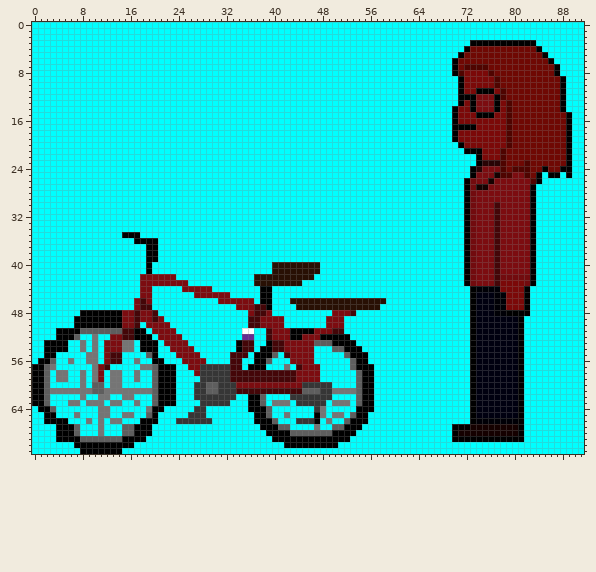
Edited in one commit: sprite sheet (sprites/spr_player_leftbike/3496b570-f098-45f2-9b83-b9c406afece8.png). That is the earlier state.
The file is 92x72 pixels. Colours within 5 levels of each other are drawn and written as one.
The same view after the edit:
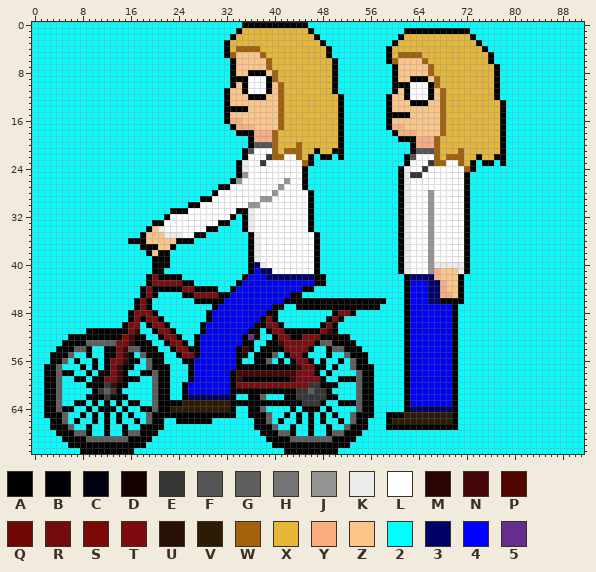
Palette (. is transparent): A #000000  B #000006  C #000010  D #150100  E #363636  F #555555  G #5e5e5e  H #757575  J #959595  K #ececec  L #ffffff  M #290405  N #440608  P #4f0400  Q #6f0803  R #720b0e  S #7b0908  T #7c0c10  U #281004  V #2d1b04  W #a3620a  X #e5b637  Y #faad81  Z #fdc689  2 #00ffff  3 #000168  4 #0000ff  5 #662d91
Difference:
Changed rows in their new state; - is an unchanged pixel.
first column x 0:
 0 -----------------------------------AAAAAAAAAAA--------------------------------------------
 1 ----------------------------------AXXXXXXXXXXXA---------------AAAAAAAAAAA-----------------
 2 ---------------------------------AXXXXXXXXXXXXXA-------------AXXXXXXXXXXXA----------------
 3 --------------------------------AXXXXXXXXXXXXXXXA-----------AXXXXXXXXXXXXX-222222222------
 4 --------------------------------AXWWWWXXXXXXXXXXXA---------AXXXXXXXXXXXXXXXA222222222-----
 5 --------------------------------AWZZZZWXXXXXXXXXXA---------AXWWWWXXXXXXXXXXXA222222222----
 6 ---------------------------------AZZZZZWXXXXXXXXXXA--------AWZZZZWXXXXXXXXXXA2222222222---
 7 ---------------------------------AZZZZZWXXXXXXXXXXA---------AZZZZZWXXXXXXXXXXA2222222222--
 8 ---------------------------------AZZAAAZWXXXXXXXXXA---------AZZZZZWXXXXXXXXXXA2222222222--
 9 ---------------------------------AAALLLAWXXXXXXXXXA---------AZZAAAZWXXXXXXXXXA22222222222-
10 ---------------------------------AZALLLAZWXXXXXXXXA---------AAALLLAWXXXXXXXXXA22222222222-
11 --------------------------------AZZALLLAZWXXXXXXXXA---------AZALLLAZWXXXXXXXXA22222222222-
12 --------------------------------AZZZAAAZZWXXXXXXXXXA-------AZZALLLAZWXXXXXXXX-22222222222-
13 --------------------------------AZZZZZZZZWXXXXXXXXXA-------AZZZAAAZZWXXXXXXXXXA2222222222-
14 --------------------------------AAAAZZZZZWXXXXXXXXXA-------AZZZZZZZZWXXXXXXXXXA2222222222-
15 --------------------------------AZZZZZZZZWXXXXXXXXXA-------AAAAZZZZZWXXXXXXXXXA22222222222
16 --------------------------------AYYZZZZZZWXXXXXXXXXA-------AZZZZZZZZWXXXXXXXXXA22222222222
17 ---------------------------------AYYYZZZZWXXXXXXXXXA-------AYYZZZZZZWXXXXXXXXXA22222222222
18 ----------------------------------AAAYYYWXXXXXXXXXXA--------AYYYZZZZWXXXXXXXXXA22222222222
19 ------------------------------------AYYYWXXXXXXXXXXA---------AAAYYYWXXXXXXXXXXA22222222222
20 ------------------------------------AFFFWXXXWXXXXXXA-----------AYYYWXXXXXXXXXXA22222222222
21 -----------------------------------AFLLLWXWWWXXAXXAA-----------AFFFWXXXWXXXXXXA22222222222
22 -----------------------------------ALLLEWWLLWXA-AA-A----------AFLLLWXWWWXX-XXAA22222222222
23 ----------------------------------AKLLELLLLLLWA---------------ALLLEWWLLWXA2AA2A22222222222
24 ----------------------------------AKLLLLLLLLLA---------------AKLLELLLLLLW-2222222222222222
25 ----------------------------------AJLLLLLLLLLA---------------AKEELLLLLLLA222222222222-22-2
26 ---------------------------------AJLLLLLLLJLLA---------------AKLLLLLLLLL-222222222222-----
27 -------------------------------AALLLLLLLLJLLLA---------------AKLLLLLLLLL-22222222222------
28 ------------------------------ALLLLLLLLLJLLLLLA--------------AKLLLJLLLLL-22222222222------
29 ----------------------------AALLLLLLLLJJLLLLLLA--------------AKLLLJLLLLL-22222222222------
30 --------------------------AALLLLLLLLJJLLLLLLLLA--------------AKLLLJLLLLL-22222222222------
31 -----------------------AAALLLLLLLLAAKLLLLLLLLLA--------------AKLLLJLLLLL-22222222222------
32 ----------------------ALLLLLLLLLLA-AKLLLLLLLLLA--------------AKLLLJLLLLL-22222222222------
33 --------------------AALLLLLLLLLAA--AKLLLLLLLLLA--------------AKLLLJLLLLL-22222222222------
34 -------------------AZKLLLLLLLAA----AKLLLLLLLLLA--------------AKLLLJLLLLL-22222222222------
35 ---------------222AZZZKKKLLAA-------AKLLLLLLLLLA-------------AKLLLJLLLLL-22222222222------
36 ----------------A--ZZZZZAAA---------AKLLLLLLLLLA-------------AKLLLJLLLLL-22222222222------
37 ------------------A--ZZA------------AKLLLLLLLLLA-------------AKLLLJLLLLL-22222222222------
38 --------------------ZAA-------------AKLLLLLLLLLA-------------AKLLLJLLLLL-22222222222------
39 -------------------2-AA-------------AKLLLLLLLLLA-------------AKLLLJLLLLL-22222222222------
40 -------------------2AAA-------------A3KLLLLLLLLA-------------AKLLLJKKKKK-22222222222------
41 -------------------2AA--------------A433LLLLLLLA-------------AKLLLJYZZZK-22222222222------
42 ------------------2A-AAAA----------A44433333333AA-------------A3333YZZZA222222222222------
43 ------------------2A-----AA-------A444444444444AA-------------A44433YZZA222222222222------
44 ------------------A-AAAAA--AAAA--A44444444444AA---------------A44433YZZA-2222222222-------
45 ------------------A-A----AA----AA4444444444AA-----------------A44433YYZA-2222222222-------
46 -----------------ATA-------AAAAA4444444444AAAAAAAAAAAAAAAAA---A44433AAAA-2222222222-------
47 -----------------ATA----------A444444444AA--AAAAAAAAAAAAAA----A4444444A--2222222222-------
48 --------22222222AT--A--------A444444444AA---------A--A--------A4444444A--2222222222-------
49 -------222222222ATA-TA-------A44444444A-A2-------A-A----------A4444444A--222222222--------
50 -------22222222A-T-A--A-----A44444444AA--A------A-A2----------A4444444A--222222222--------
51 ----22222AAAAAAATN2-A--A----A4444444AA-A--A----A-NA2----------A4444444A--222222222--------
52 ----22-AAAAAAAAT---2-A--A--A4444444A-A-2A---------------------A4444444A--222222222--------
53 --222-AAAGGGGG-TNA--2-A--A-A4444444AA---A------A--------------A4444444A--222222222--------
54 --22--AGGA2-AA-NGG-----A--AA444444--A---AA----A--A------------A4444444A--222222222--------
55 --2-AAG--A2-AATNA-GA-A--A--A444444AA------A--A2--A------------A4444444A--222222222--------
56 -22AAG2A-2A-ATTNAA-G-----AA4444444A------A-A--A-A--A----------A4444444A--222222222--------
57 22AAG---A-A2ATNAA-2GA--2--A4444444AA---AAAAA---AA-A-----------A4444444A--222222222--------
58 22AAGAA-2A2AATNA-2AA---2--A444444A-------------A-A------------A4444444A--222222222--------
59 22AAG2-AA-AATTNAAA-----2--A444444A-AAAAAAAA-----A--AAA--------A4444444A--222222222--------
60 22AAG---2AAAENAA-------2-A4444444A-----------T--AAA-----------A4444444A--222222222--------
61 22AAG22222AEGEA22222---2-A4444444AAAAAAAAAAAEE-E-A2222--------A4444444A--222222222--------
62 22AAG---2AAAEAAA2------2-A3333333A--------AA-----AA-----------A4444444A--222222222--------
63 22AAG-2AA2A2A2A-AA------AVVVVVVVVAAA--AAAAAAA---A-2AAA--------A4444444A--222222222--------
64 -2-AGAA--A-AAA-A--AAG-AVVVVVVVVVVA----G2---A-AAA2A----G-------A3333333A--222222222--------
65 ----AG-2A-A2A-A2A----AAAAAAAAAAAAA--A-----A-A-A2A-A2----A--AAAVVVVVVVVA--222222222--------
66 --2--G-A-2A2A2A--A2G-A--AAAAAA---------G2A--A2A2A2-A2G-----AVVVVVVVVVVA--222222222--------
67 ---A--G2-A-2A--A22--AA---------------A--G22A--A2-A22G--A---AAAAAAAAAAA-22222222222--------
68 --------GA-2A--A-G--A-----------------A--GGA22A22AGG--A---------------222222222222--------
69 ----2---A------G---A-------------------A---GGGGGGG---A----------------222222222222--------
70 ------A----------AA---------------------AA---------AA-------------------------------------
71 ---------------AA-------------------------AAAAAAAAA---------------------------------------
